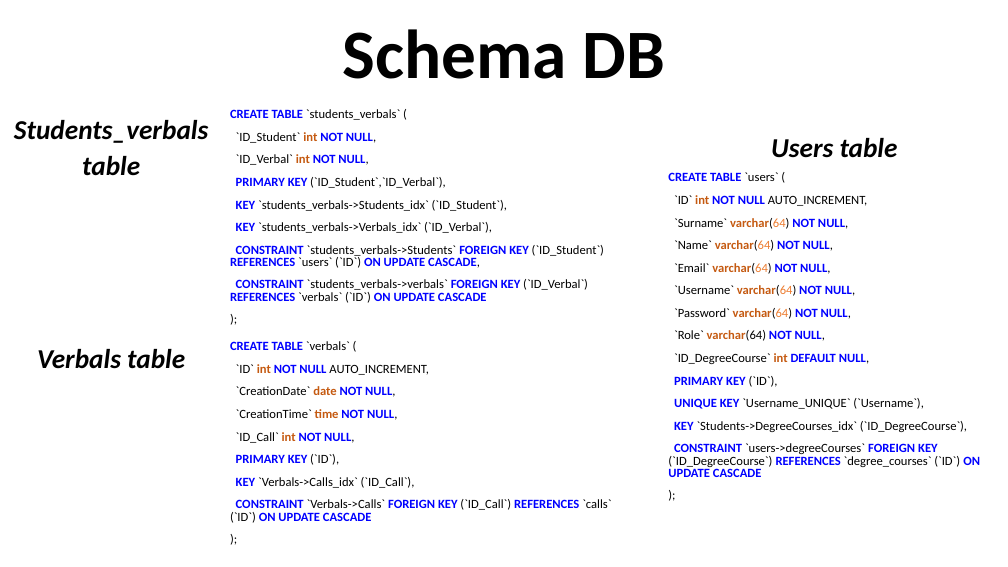
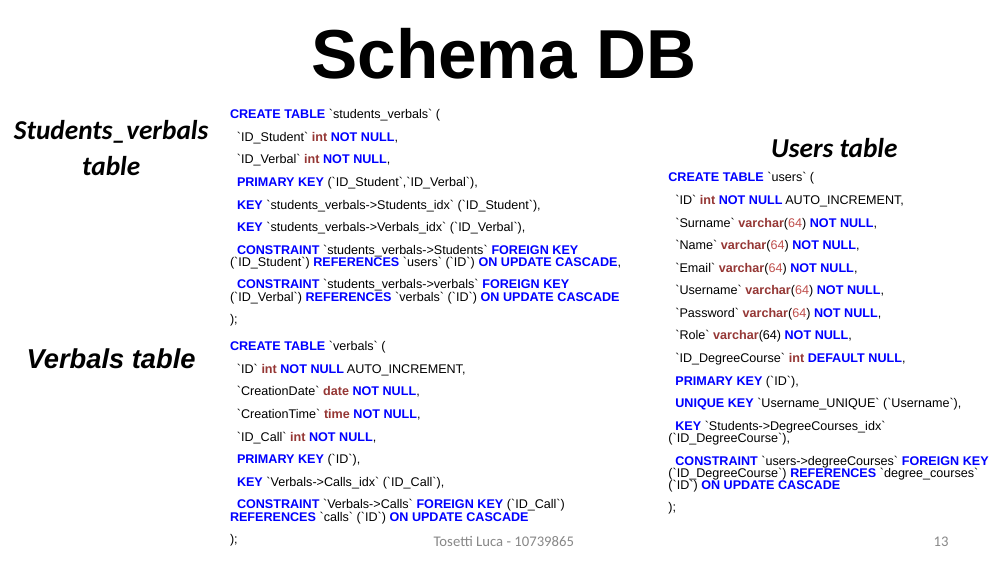
Before and after one commit to LucaTosetti01/ProgettoTIW, a slide deck: slide 13 of PresentazioneProgetto.pptx (slide 12 before the commit). Drawn at 1008x567 pixels with LibreOffice and Linux fonts; fonts in the diff are those of the drawing. Boxes give left, top, right and bottom in pixels: in the first picture for what was removed or moved away, otherwise in the second. Text is boxed around its words. In the diff, an @@ line names an element or a change of style, - is before the commit and + after.

```diff
--- a/PresentazioneProgetto.pptx
+++ b/PresentazioneProgetto.pptx
@@ text "Schema DB" at <box>311,27,696,79</box>: font Calibri to Arial @@
@@ text "CREATE TABLE `students_verbals` (" at <box>230,108,621,304</box>: font Calibri to Arial; text colour #C55A11 to #953735 in "int", "int" @@
@@ text "CREATE TABLE `users` (" at <box>668,171,989,492</box>: font Calibri to Arial; text colour #C55A11 to #953735 in "int", "varchar(64)", "varchar(64)", "varchar(64)" and 4 more places; text colour #ED7D31 to #C0504D in "varchar(64)", "varchar(64)", "varchar(64)", "varchar(64)" and 1 more places @@
@@ text "Verbals table" at <box>27,348,196,369</box>: font Calibri to Arial @@
@@ text "CREATE TABLE `verbals` (" at <box>230,340,565,524</box>: font Calibri to Arial; text colour #C55A11 to #953735 in "int", "date", "time", "int" @@
@@ text added at <box>434,536,574,546</box>, 14 pt, text #888888 @@
+Tosetti Luca - 10739865
@@ page number added at <box>934,536,949,546</box>, 14 pt, text #888888 @@
+13
```
Also in this commit, not shown: 29 other slides changed, 19 slides added, 21 other files.
